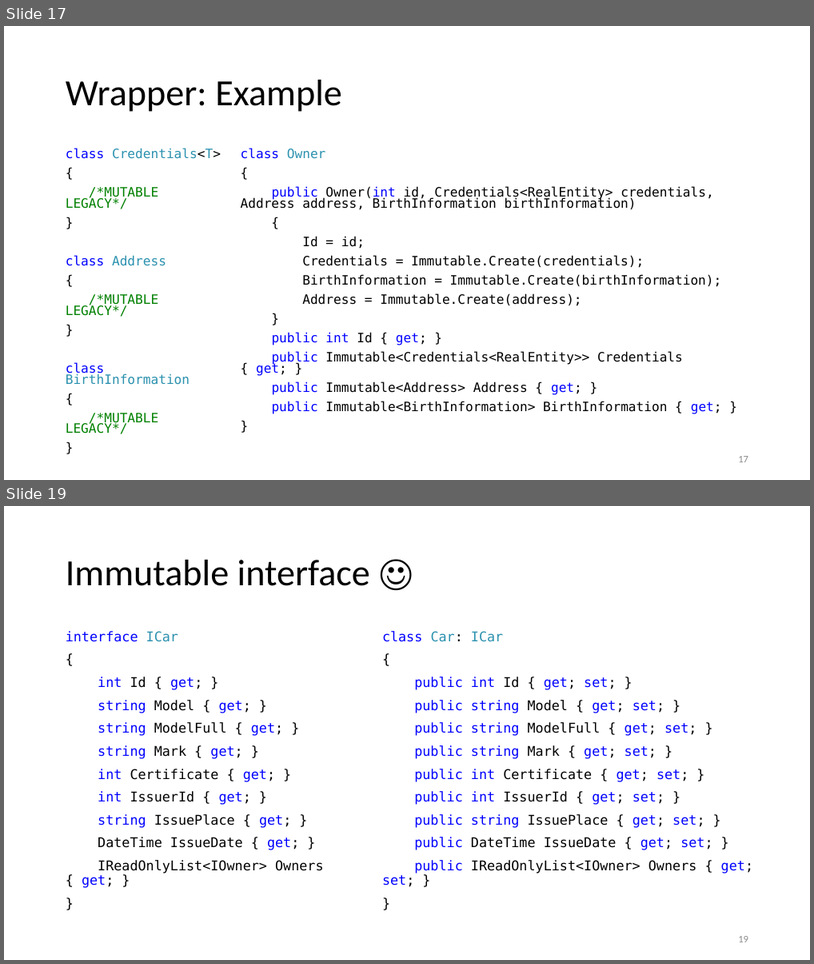
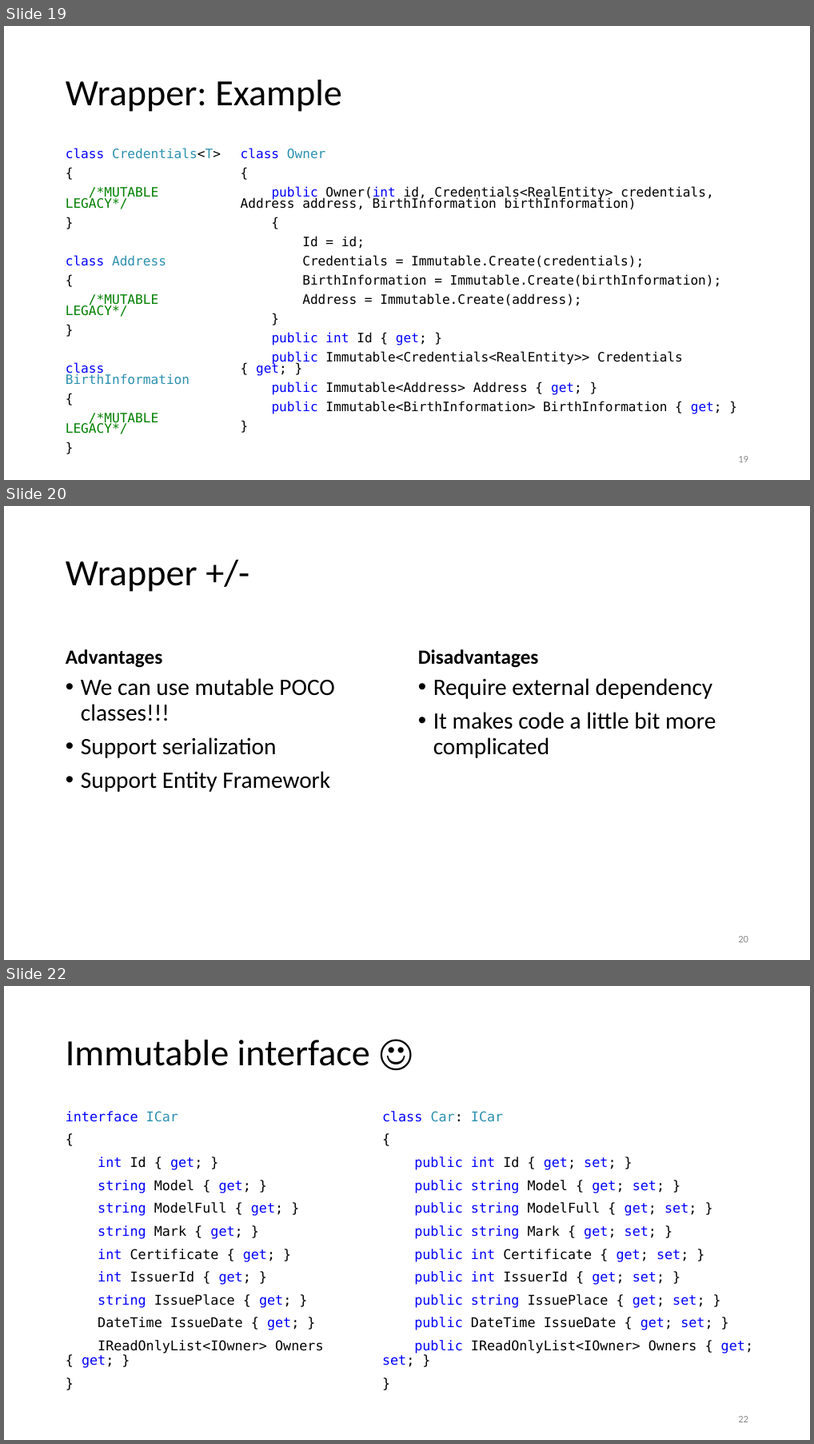
Before and after one commit to kugushev/presentations, a slide deck: Presentation.pptx. Shown one above the other, each under a label of ours: slides 17 and 19 before the commit, slides 19, 20 and 22 after it; the slides between them are not shown. The pictures are 814x964 and 814x1444 pixels, drawn with LibreOffice and Linux fonts; fonts in the diff are those of the drawing. Boxes give left, top, right and bottom in pixels: in the first picture for what was removed or moved away, otherwise in the second. Text is boxed around its words. In the diff, an @@ line names an element or a change of style, - is before the commit and + after.

```diff
--- a/Presentation.pptx
+++ b/Presentation.pptx
@@ slide 20 added at bbox=[4, 506, 810, 960], background #FFFFFF @@
@@ title added at bbox=[66, 561, 198, 592], 44 pt, text #000000 @@
+Wrapper +/-
@@ text added at bbox=[66, 649, 162, 668], 24 pt, text #000000, bold @@
+Advantages
@@ text added at bbox=[418, 649, 539, 668], 24 pt, text #000000, bold @@
+Disadvantages
@@ text added at bbox=[81, 678, 334, 792], 28 pt, text #000000 @@
+• We can use mutable POCO classes!!!
+• Support serialization
+• Support Entity Framework
@@ text added at bbox=[434, 678, 716, 758], 28 pt, text #000000 @@
+• Require external dependency
+• It makes code a little bit more complicated
@@ page number added at bbox=[738, 936, 749, 942], 12 pt, text #8C8C8C @@
+20
@@ what was slide 17 is now slide 19 @@
@@ page number at bbox=[738, 456, 749, 462]: text changed @@
-17
+19
@@ what was slide 19 is now slide 22 @@
@@ page number at bbox=[738, 1416, 749, 1422]: text changed @@
-19
+22
```
Also in this commit, not shown: 5 slides changed, 2 other slides added, 3 other files.
